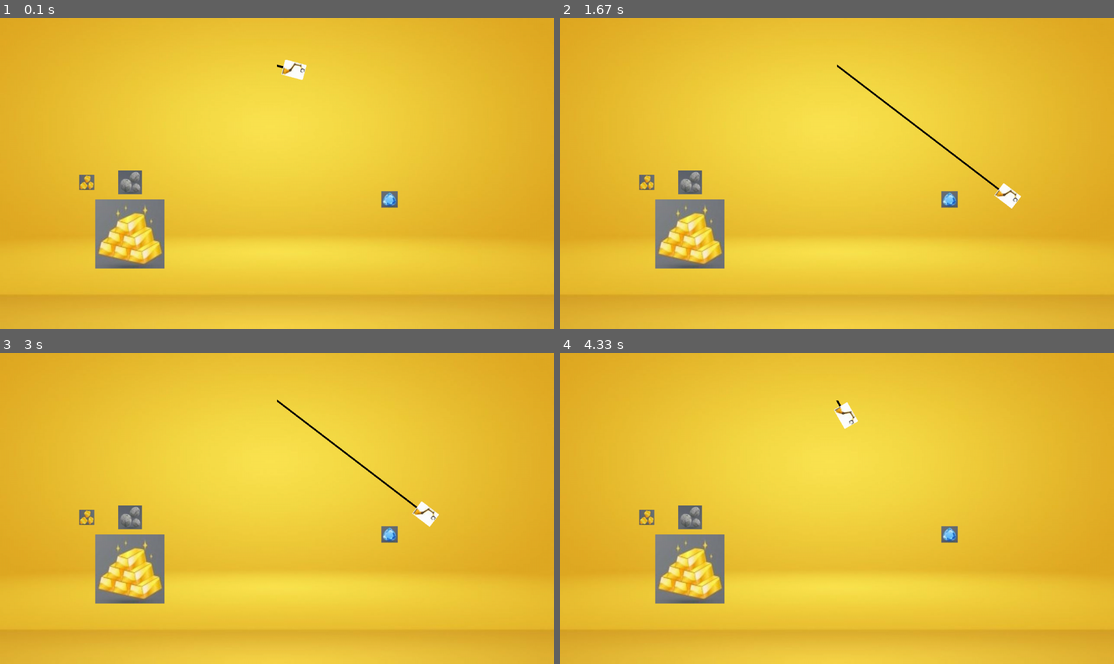
Above: before the commit, frames 1-4 (two rows, left to right).
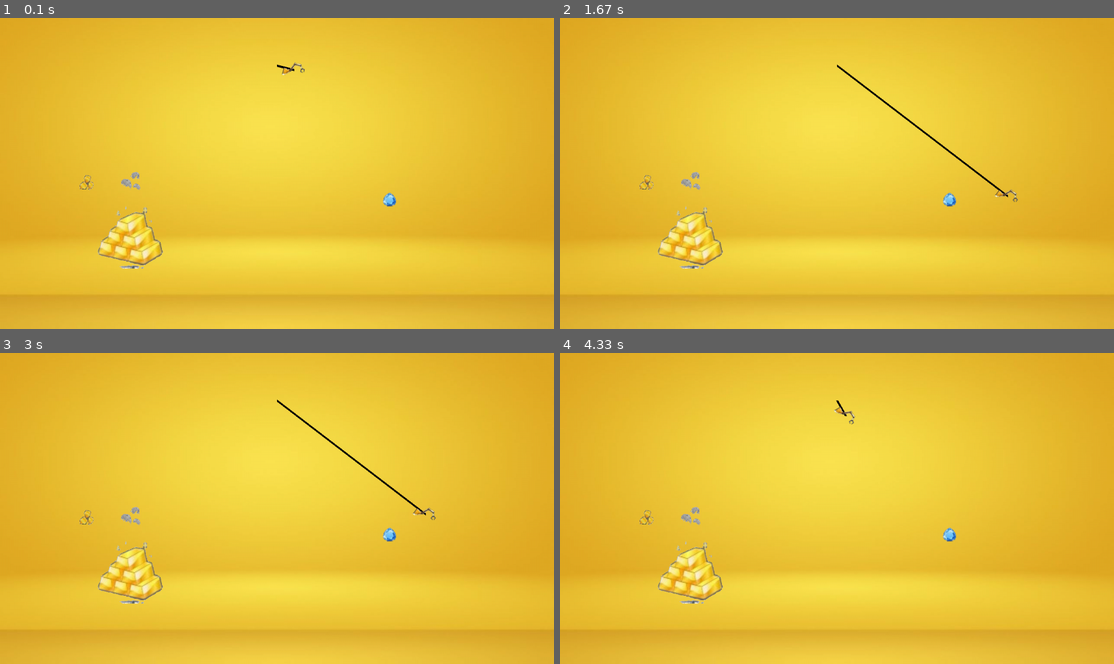
Above: after the commit, the same moments.

Repository: ChaeHyunsic/Python
Game: pygame game, started from pygame_goldminer/pygame_goldminer.py
Two runs of this game, one before a commit and one after it. Both use one fixed random seed, a clock stepped at 60 frames per second and the inputs below.
Inputs (mouse positions are in pixels of both pictures, inside the frame that each line leads up to):
- Up to frame 1 (0.1 s): no input
- Up to frame 2 (1.67 s): click (837, 173) at 0.38 s
- Up to frame 3 (3 s): no input
- Up to frame 4 (4.33 s): no input

The runs differ from the first frame. In frame 1, 2.2% of the frame differs, in the area x 14-72%, y 13-81%; in frame 2, 2.2%, in the area x 14-84%, y 49-81%; in frame 3, 2.2%; in frame 4, 2.2%.

Commit message:
add collision process

Diff:
--- a/pygame_goldminer/pygame_goldminer.py
+++ b/pygame_goldminer/pygame_goldminer.py
@@ -1,12 +1,23 @@
 import pygame
 import os
+import math
 
 
 class gemstone(pygame.sprite.Sprite):   # 4가지 종류 보석의 rect 정보를 class로 관리
-    def __init__(self, image, position):
+    def __init__(self, image, position, price, weight):
         super().__init__()
         self.image = image
         self.rect = image.get_rect(center=position)
+        self.price = price
+        self.weight = weight
+
+    # 정지 상태일때, 혹은 집게에 의해 이동하는 상태일때의 보석 위치 설정
+    def set_position(self, position, angle):
+        rad_angle = math.radians(angle)
+        x_pos = self.rect.size[0] // 2 * math.cos(rad_angle)
+        y_pos = self.rect.size[0] // 2 * math.sin(rad_angle)
+
+        self.rect.center = (position[0] + x_pos, position[1] + y_pos)
 
 
 class claw(pygame.sprite.Sprite):   # 집게 rect 정보를 class로 관리
@@ -61,10 +72,19 @@
 
 
 def gemstone_setup():   # 4가지 종류 보석 그룹화
-    gemstone_group.add(gemstone(gemstone_images[0], (200, 380)))
-    gemstone_group.add(gemstone(gemstone_images[1], (300, 500)))
-    gemstone_group.add(gemstone(gemstone_images[2], (300, 380)))
-    gemstone_group.add(gemstone(gemstone_images[3], (900, 420)))
+    small_gold_price, small_gold_weight = 100, 5
+    big_gold_price, big_gold_weight = 300, 2
+    stone_price, stone_weight = 10, 2
+    diamond_price, diamond_weight = 600, 7
+
+    gemstone_group.add(
+        gemstone(gemstone_images[0], (200, 380), small_gold_price, small_gold_weight))
+    gemstone_group.add(
+        gemstone(gemstone_images[1], (300, 500), big_gold_price, big_gold_weight))
+    gemstone_group.add(
+        gemstone(gemstone_images[2], (300, 380), stone_price, stone_weight))
+    gemstone_group.add(
+        gemstone(gemstone_images[3], (900, 420), diamond_price, diamond_weight))
 
 
 pygame.init()   # pygame 시작
@@ -85,18 +105,19 @@
 background = pygame.image.load(os.path.join(current_path, "background.jpg"))
 
 gemstone_images = [
-    pygame.image.load(os.path.join(current_path, "small_gold.jpg")),
-    pygame.image.load(os.path.join(current_path, "big_gold.jpg")),
-    pygame.image.load(os.path.join(current_path, "stone.jpg")),
-    pygame.image.load(os.path.join(current_path, "diamond.jpg"))
+    pygame.image.load(os.path.join(current_path, "small_gold.png")).convert_alpha(),
+    pygame.image.load(os.path.join(current_path, "big_gold.png")).convert_alpha(),
+    pygame.image.load(os.path.join(current_path, "stone.png")).convert_alpha(),
+    pygame.image.load(os.path.join(current_path, "diamond.png")).convert_alpha()
 ]
 
 # 보석 그룹 생성
 gemstone_group = pygame.sprite.Group()
 gemstone_setup()
+gemstone_caught = None
 
 # 집게 생성
-claw_image = pygame.image.load(os.path.join(current_path, "claw.jpg"))
+claw_image = pygame.image.load(os.path.join(current_path, "claw.png")).convert_alpha()
 claw_group = claw(claw_image, (screen_width // 2, 110))
 
 # 집게 이동 설정
@@ -113,8 +134,9 @@
             running = False
 
         if event.type == pygame.MOUSEBUTTONDOWN:    # 마우스 클릭 이벤트 발생시 실행
-            claw_group.set_direction(0)
-            x_pos = claw_speed
+            if claw_group.direction != 0:
+                claw_group.set_direction(0)
+                x_pos = claw_speed
 
     # 집게 이동범위 지정
     if claw_group.rect.left < 0 or claw_group.rect.right > screen_width or claw_group.rect.bottom > screen_height:
@@ -124,6 +146,22 @@
         x_pos = 0
         claw_group.init_setting()
 
+        if gemstone_caught:
+            gemstone_group.remove(gemstone_caught)
+            gemstone_caught = None
+
+    # 집게가 보석을 잡는 과정 설정
+    if not gemstone_caught:
+        for gemstone in gemstone_group:
+            if pygame.sprite.collide_mask(claw_group, gemstone):
+                gemstone_caught = gemstone
+                x_pos = -gemstone.weight
+                break
+
+    # 집게가 보석을 잡아가는 과정 설정
+    if gemstone_caught:
+        gemstone_caught.set_position(claw_group.rect.center, claw_group.angle)
+
     screen.blit(background, (0, 0))  # 게임 배경 지정
     gemstone_group.draw(screen)  # 보석 그룹 생성
     claw_group.update(x_pos)  # 집게 설정 반영
Binary file removed: pygame_goldminer/big_gold.jpg
Binary file added: pygame_goldminer/big_gold.png
Binary file removed: pygame_goldminer/claw.jpg
Binary file added: pygame_goldminer/claw.png
Binary file removed: pygame_goldminer/diamond.jpg
Binary file added: pygame_goldminer/diamond.png
Binary file removed: pygame_goldminer/small_gold.jpg
Binary file added: pygame_goldminer/small_gold.png
Binary file removed: pygame_goldminer/stone.jpg
Binary file added: pygame_goldminer/stone.png
